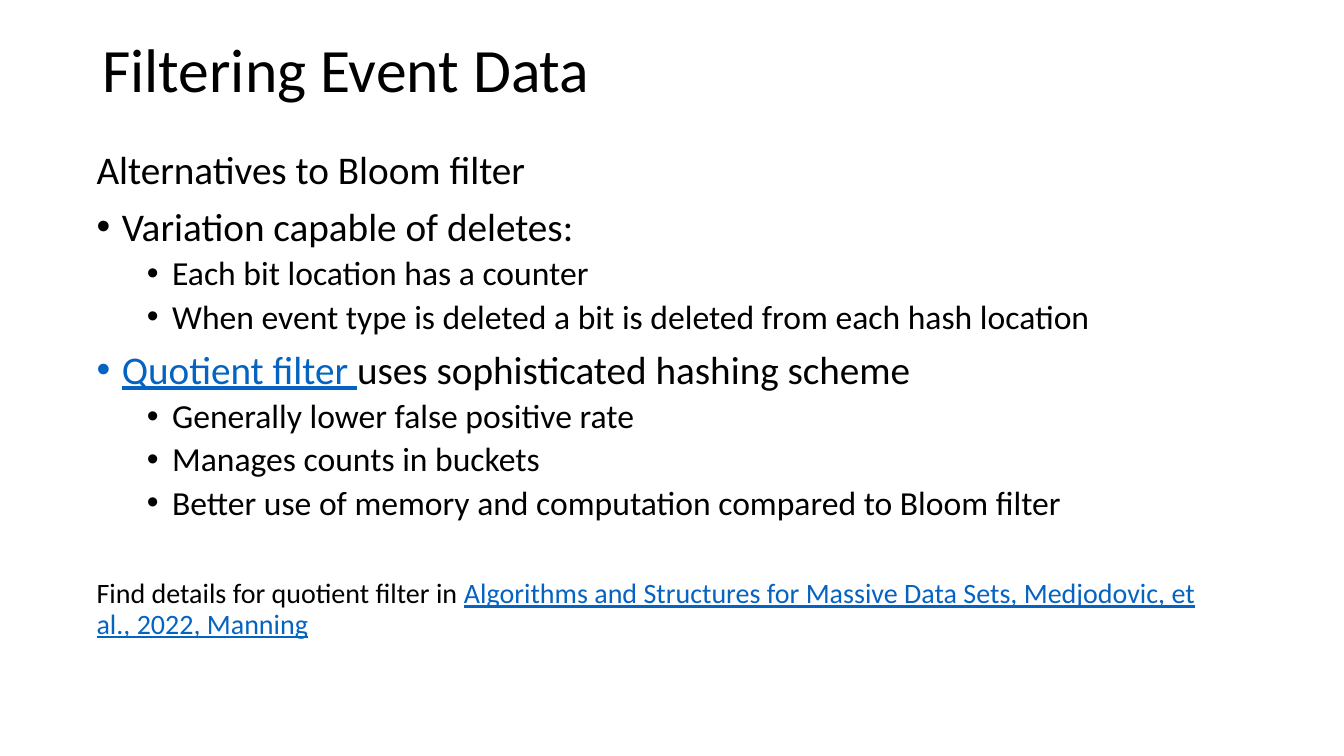
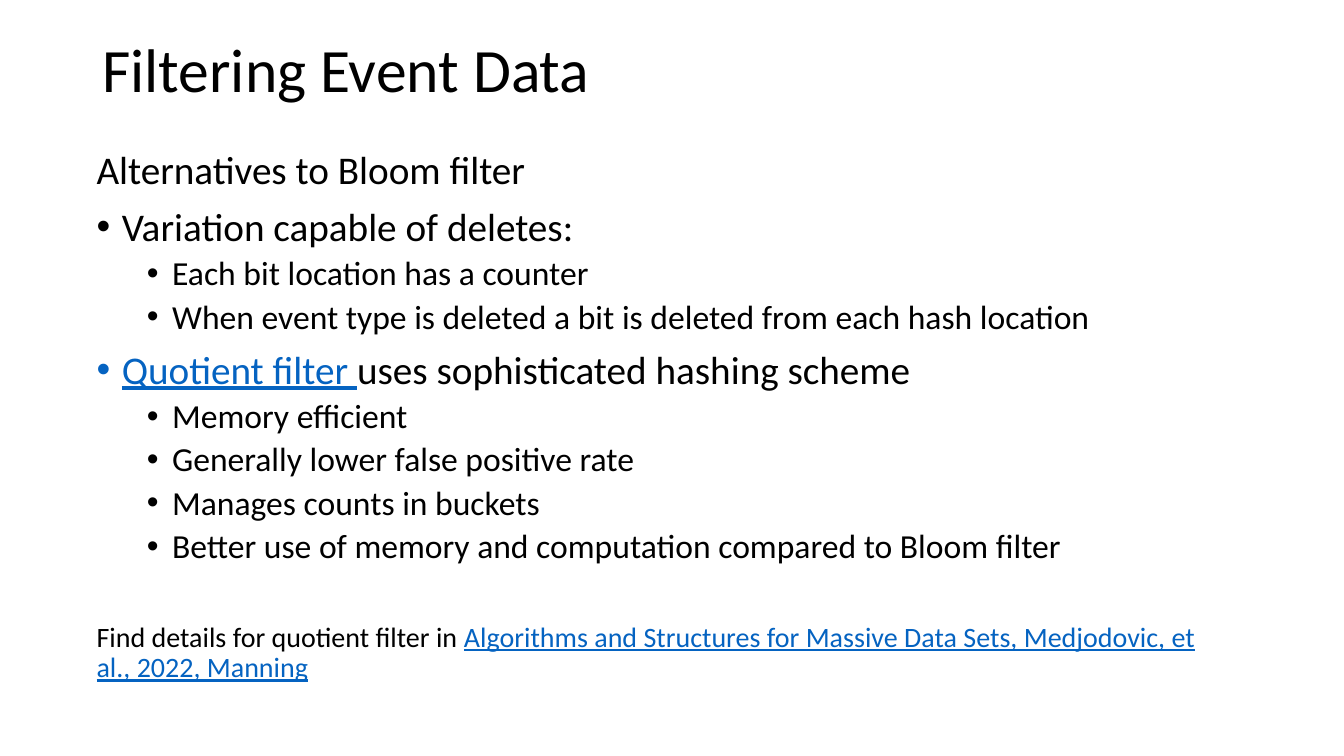
Before and after one commit to StephenElston/CSCI-E-108, a slide deck: slide 35 of slides/3_StreamingAnalytics.pptx (slide 36 before the commit). Drawn at 1344x756 pixels with LibreOffice and Linux fonts; fonts in the diff are those of the drawing. Boxes give left, top, right and bottom in pixels: in the first picture for what was removed or moved away, otherwise in the second. Text is boxed around its words. In the diff, an @@ line names an element or a change of style, - is before the commit and + after.

Commit message:
Corrected typos and fixed annimation errors

```diff
--- a/slides/3_StreamingAnalytics.pptx
+++ b/slides/3_StreamingAnalytics.pptx
@@ text at (172,404,408,434): paragraph added @@
+  • Memory efficient
```
Also in this commit, not shown: 9 other slides changed, 1 slide removed.
